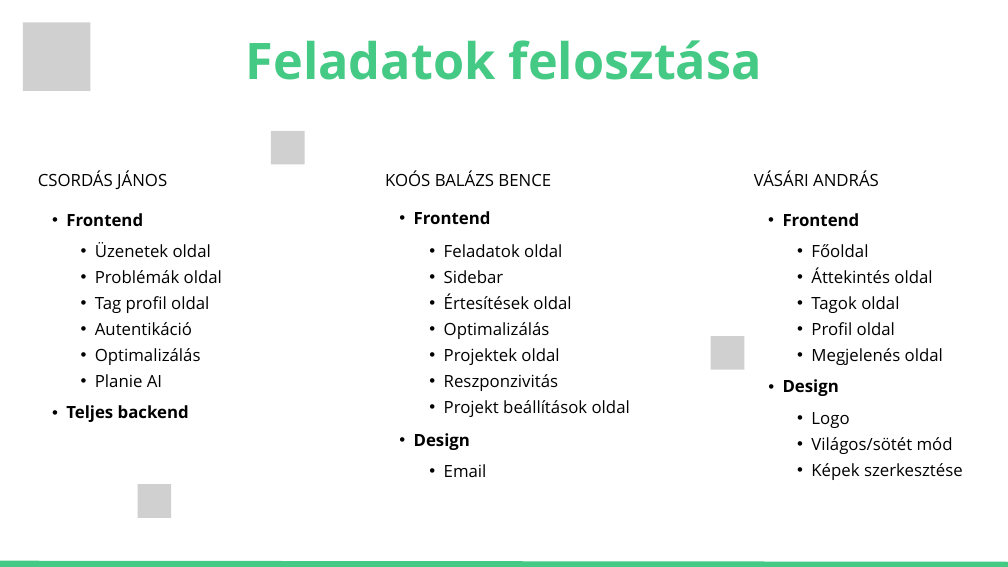
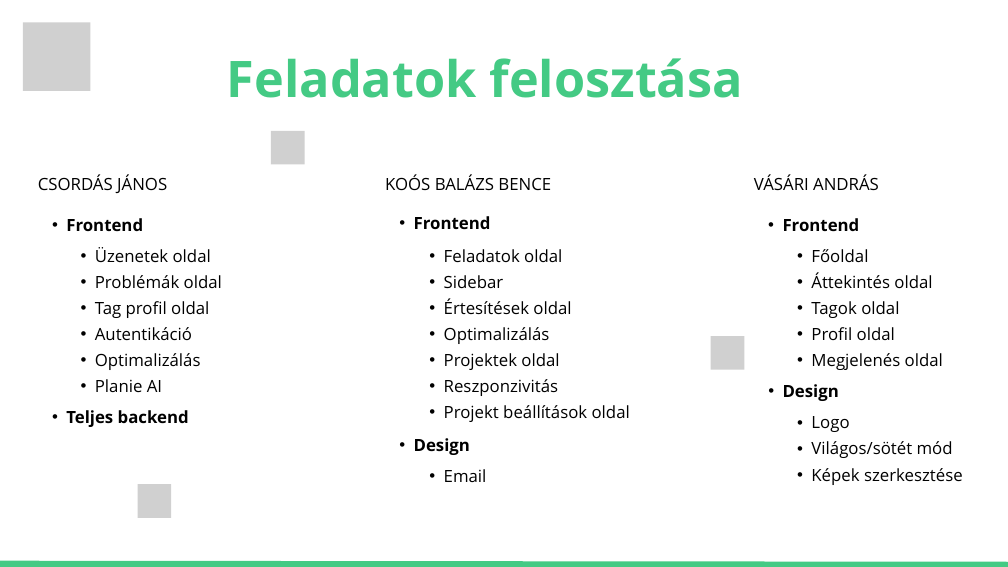
Before and after one commit to janoscsordas/planit-vizsgaremek-osszes, a slide deck: slide 6 of Planitapp presentation.pptx. Drawn at 1008x567 pixels with LibreOffice and Linux fonts; fonts in the diff are those of the drawing; grey boxes stand for pictures. Boxes give left, top, right and bottom in pixels: in the first picture for what was removed or moved away, otherwise in the second. Text is boxed around its words. In the diff, an @@ line names an element or a change of style, - is before the commit and + after.

```diff
--- a/Planitapp presentation.pptx
+++ b/Planitapp presentation.pptx
@@ text "Feladatok felosztása": place and size @@
-text "Feladatok felosztása" at [246,40,762,80]
+text "Feladatok felosztása" at [227,58,743,98]
@@ text "Feladatok felosztása" at [227,58,743,98]: line spacing 100.8pt to 1.4 @@
@@ line spacing 33.6pt to 1.4 in 31 elements at [38,175,167,193], [754,175,879,190], [385,175,551,190], [783,218,860,231], [414,216,491,229], [66,218,143,231], [811,249,868,262], [811,272,932,288], [811,301,899,318], [811,327,895,340], [811,353,943,370], [783,384,839,401], [811,416,849,432], [811,441,953,458], [811,468,963,485], [444,249,562,262], [95,247,211,262], [95,275,222,288], [444,405,630,422], [444,275,504,288], [444,298,571,314], [66,410,189,427], [414,438,470,455], [444,469,487,482], [95,327,192,340], [444,327,550,344], [95,353,201,370], [444,353,559,370], [95,379,162,392], [95,301,209,318], [444,379,558,396] @@
```
Also in this commit, not shown: 10 other slides changed.
